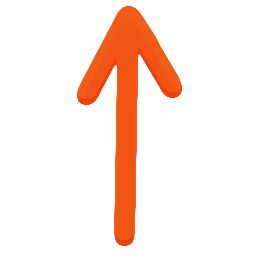
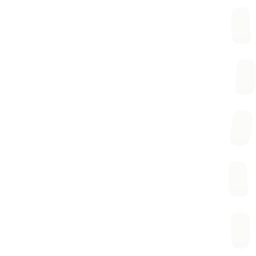
The second 256 x 256 image is a revision of the first. Changes to its layers:
added group "Boundary" with 6 layers above "Arrow Diag" over box(77, 6, 256, 249)
added group "Group 1" with 1 layers in group "Boundary" over box(228, 7, 256, 249)
added layer "Layer 13" (50%) in group "Group 1" over box(228, 7, 256, 249)
hid group "Arrow" (1 layers) over box(77, 6, 182, 246)
